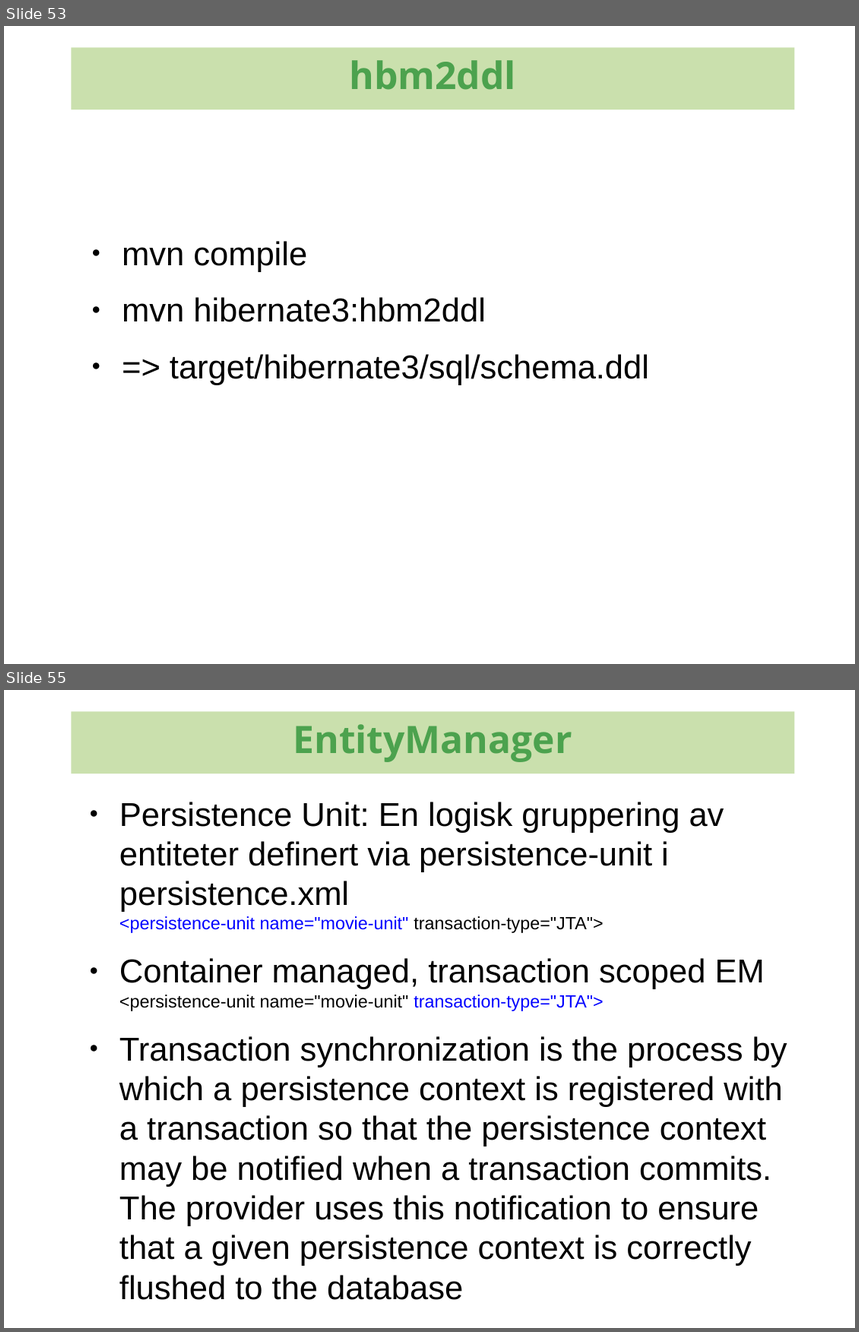
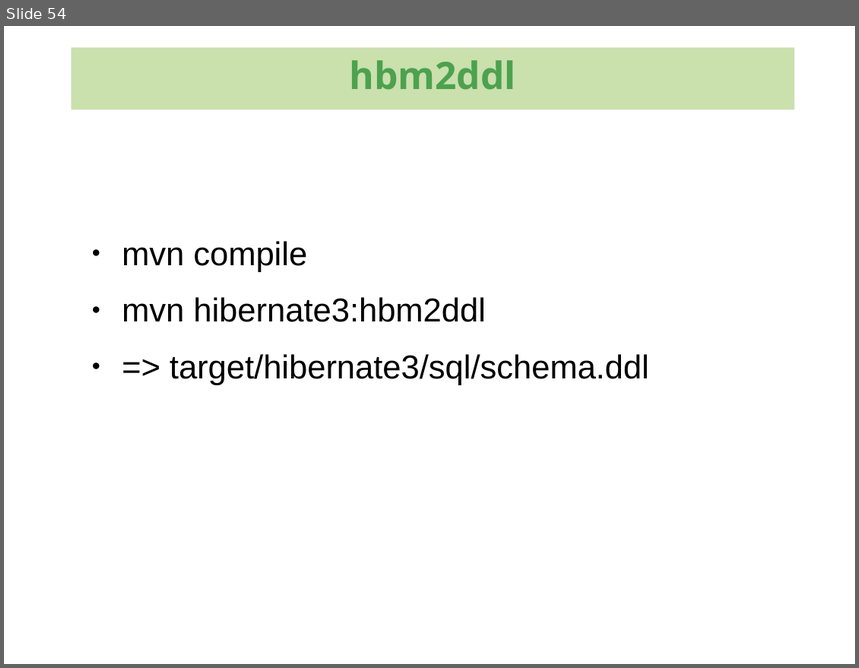
Before and after one commit to kenglxn/seam-maven-refimpl, a slide deck: sandbox/loo/jpa-continued/jpa-continued.odp. Shown one above the other, each under a label of ours: slides 53 and 55 before the commit, slide 54 after it; the slides between them are not shown. The pictures are 859x1332 and 859x668 pixels, drawn with LibreOffice and Linux fonts; fonts in the diff are those of the drawing; background and template pictures are left out. Boxes give left, top, right and bottom in pixels: in the first picture for what was removed or moved away, otherwise in the second. Text is boxed around its words. In the diff, an @@ line names an element or a change of style, - is before the commit and + after.

```diff
--- a/sandbox/loo/jpa-continued/jpa-continued.odp
+++ b/sandbox/loo/jpa-continued/jpa-continued.odp
@@ slide 55 removed at (4,690,855,1328), background #FFFFFF @@
@@ rectangle removed at (71,711,794,774) @@
-EntityManager
@@ text removed at (120,802,788,1266) @@
-● Persistence Unit: En logisk gruppering av entiteter definert via persistence-unit i persistence.xml
-  <persistence-unit name="movie-unit" transaction-type="JTA">
-● Container managed, transaction scoped EM
-  <persistence-unit name="movie-unit" transaction-type="JTA">
-● Transaction synchronization is the process by which a persistence context is registered with a transaction so that the persistence context may be notified when a transaction commits. The provider uses this notification to ensure that a given persistence context is correctly flushed to the database
@@ what was slide 53 is now slide 54 @@
```
Also in this commit, not shown: 5 slides changed, 4 slides added, 4 other slides removed, 1 other file.
